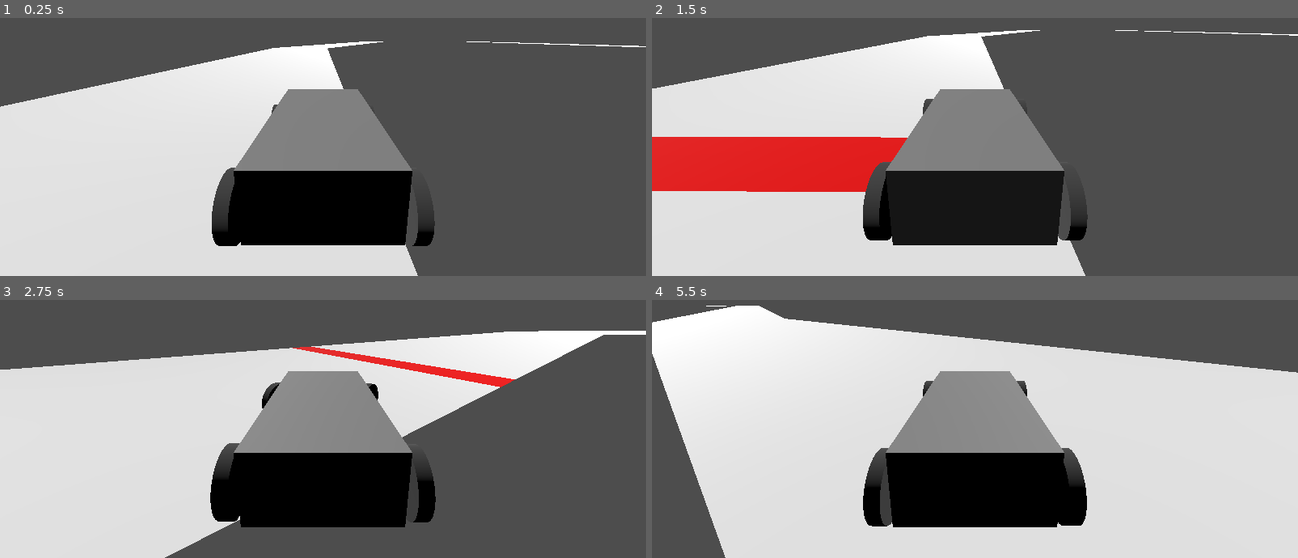
Above: before the commit, frames 1-4 (two rows, left to right).
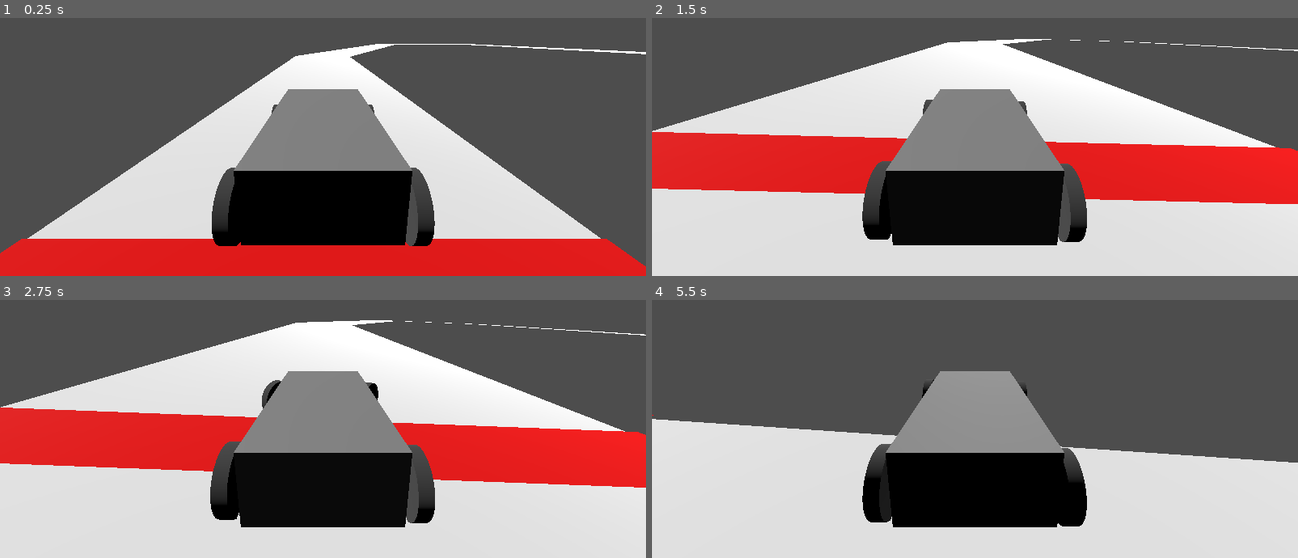
Above: after the commit, the same moments.

Repository: ZibiNandi01/Car_game
Game: Godot game, scene res://Scenes/game.tscn
The game is run twice, just before and just after one commit, with the same random seed, the same clock (stepped at 60 frames per second) and the same inputs.
Inputs:
- Up to frame 1 (0.25 s): no input
- Up to frame 2 (1.5 s): hold D (right) 0.53-1.28 s; hold S (down) from 1.28 s (still down)
- Up to frame 3 (2.75 s): release S (down) at 2.03 s; hold D (right) from 2.03 s (still down)
- Up to frame 4 (5.5 s): release D (right) at 2.78 s; hold W (up) 2.78-3.53 s; hold A (left) 3.53-5.03 s; hold S (down) from 5.03 s (still down)

The runs differ from the first frame. In frame 1, 37% of the frame differs, in the area x 0-100%, y 9-100%; in frame 2, 30%; in frame 3, 41%, in the area x 0-100%, y 7-100%; in frame 4, 39%.

Commit message:
Halad, kanyarodik, a fek mukodik, egyszeru palya

Diff:
--- a/Scenes/car.tscn
+++ b/Scenes/car.tscn
@@ -13,6 +13,7 @@
 albedo_color = Color(0.29586652, 0.2958665, 0.2958665, 1)
 
 [node name="Car" type="VehicleBody3D" unique_id=336185123]
+mass = 800.0
 script = ExtResource("1_wqo35")
 
 [node name="MeshInstance3D" type="MeshInstance3D" parent="." unique_id=403820933]
@@ -27,7 +28,7 @@
 transform = Transform3D(-4.371139e-08, 0, 1, 0, 1, 0, -1, 0, -4.371139e-08, 1.8131418, -0.23464179, -1.253)
 use_as_steering = true
 wheel_friction_slip = 5.0
-suspension_stiffness = 25.0
+suspension_stiffness = 10.0
 
 [node name="MeshInstance3D" type="MeshInstance3D" parent="VehicleWheelFL" unique_id=629201625]
 transform = Transform3D(-4.371139e-08, -0.1, 0, 1, -4.371139e-09, 0, 0, 0, 1, 0, 0, 0)
@@ -70,6 +71,7 @@
 [node name="Camera3D" type="Camera3D" parent="." unique_id=1449270340]
 transform = Transform3D(-4.371139e-08, 0.23453137, -0.97210854, 0, 0.97210854, 0.23453137, 1, 1.0251692e-08, -4.2492214e-08, -4.443123, 1.926717, 0)
 doppler_tracking = 2
+current = true
 
 [node name="Camera3D2" type="Camera3D" parent="." unique_id=942245965]
 transform = Transform3D(0.9996665, 0.02315846, 0.011428499, -0.023156948, 0.99973184, -0.0002647393, -0.011431565, 1.8709012e-09, 0.99993473, 0.16793692, -0.1345172, 3.6011865)
--- a/Scenes/game.tscn
+++ b/Scenes/game.tscn
@@ -17,7 +17,7 @@
 transform = Transform3D(1, 0, 0, 0, -0.68902546, 0.7247373, 0, -0.7247373, -0.68902546, 0, 4.42093, -13.345305)
 
 [node name="Car" parent="." unique_id=336185123 instance=ExtResource("1_ebmjs")]
-transform = Transform3D(1, 0, 0, 0, 1, 0, 0, 0, 1, 0, 1.5183176, 6.9311666)
+transform = Transform3D(1, 0, 0, 0, 1, 0, 0, 0, 1, 0, 3.967239, 0.24858713)
 
 [node name="StaticBody3D" type="StaticBody3D" parent="." unique_id=1484713823]
 
@@ -30,7 +30,7 @@
 surface_material_override/0 = SubResource("StandardMaterial3D_qxrlw")
 
 [node name="MeshInstance3D10" type="MeshInstance3D" parent="StaticBody3D/CollisionShape3D" unique_id=1198872191]
-transform = Transform3D(1.0676479, 0, 0, 0, 5.36582, 0, 0, 0, 8.22626, 0, 0, 0)
+transform = Transform3D(1.0676479, 0, 0, 0, 5.36582, 0, 0, 0, 8.22626, 0, 0.10438347, 0)
 mesh = SubResource("PlaneMesh_ebmjs")
 surface_material_override/0 = SubResource("StandardMaterial3D_ebmjs")
 
--- a/Scripts/car.gd
+++ b/Scripts/car.gd
@@ -1,7 +1,9 @@
 extends VehicleBody3D
 
+
 @export var MAX_STEER = 0.6
-@export var ENGINE_POWER = 300
+@export var ENGINE_POWER = 5000
+@export var BRAKE_POWER = 25
 
 func _physics_process(delta):
 	if steering>0:
@@ -17,4 +19,6 @@
 	else:
 		steering = move_toward(steering, Input.get_axis("right","left") * MAX_STEER, delta *2)
 
-	engine_force = Input.get_axis("down", "up") * ENGINE_POWER
+
+	engine_force = int(Input.is_action_pressed("up")) * ENGINE_POWER
+	brake = int(Input.is_action_pressed("down")) * BRAKE_POWER
Not shown, added: export_presets.cfg
